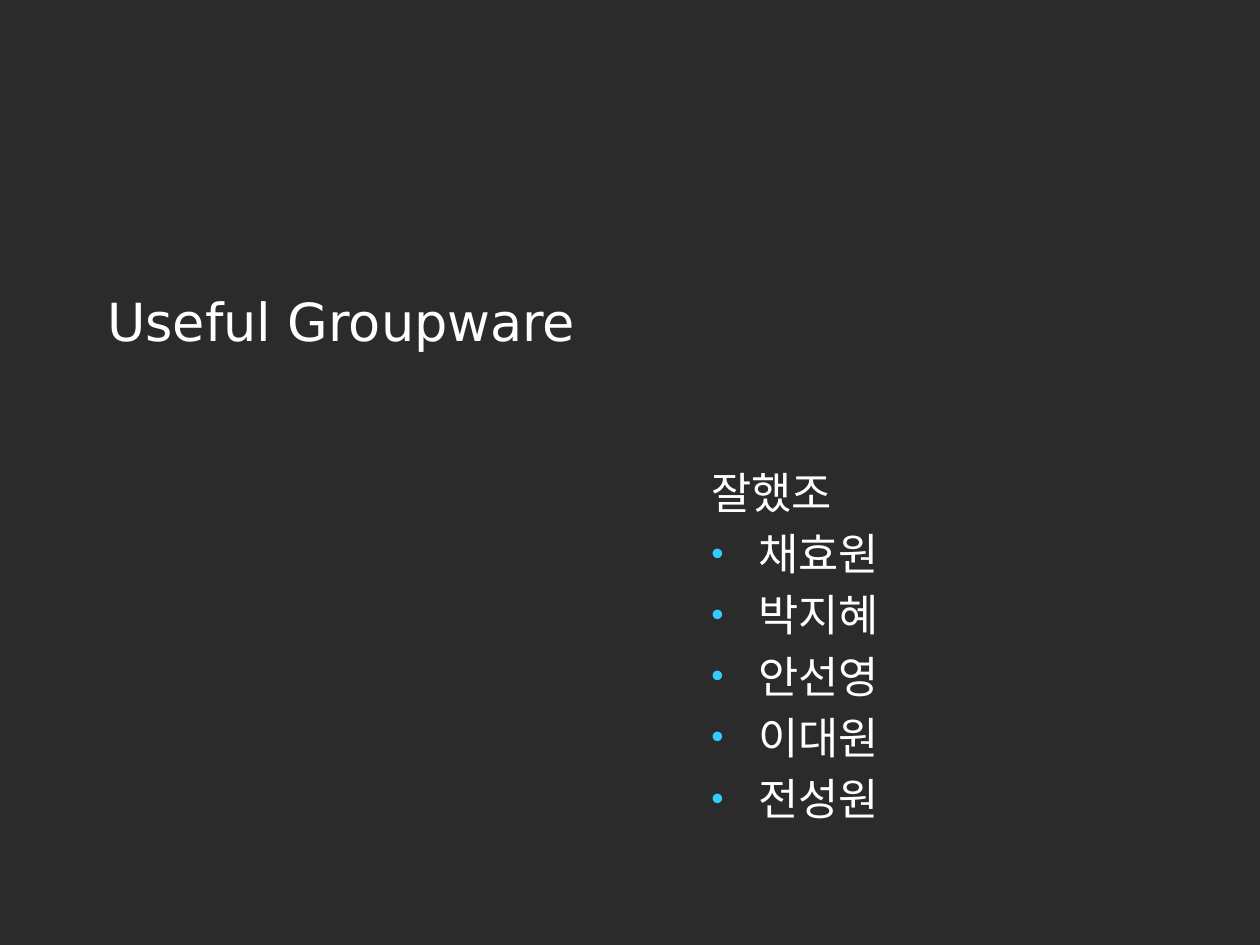
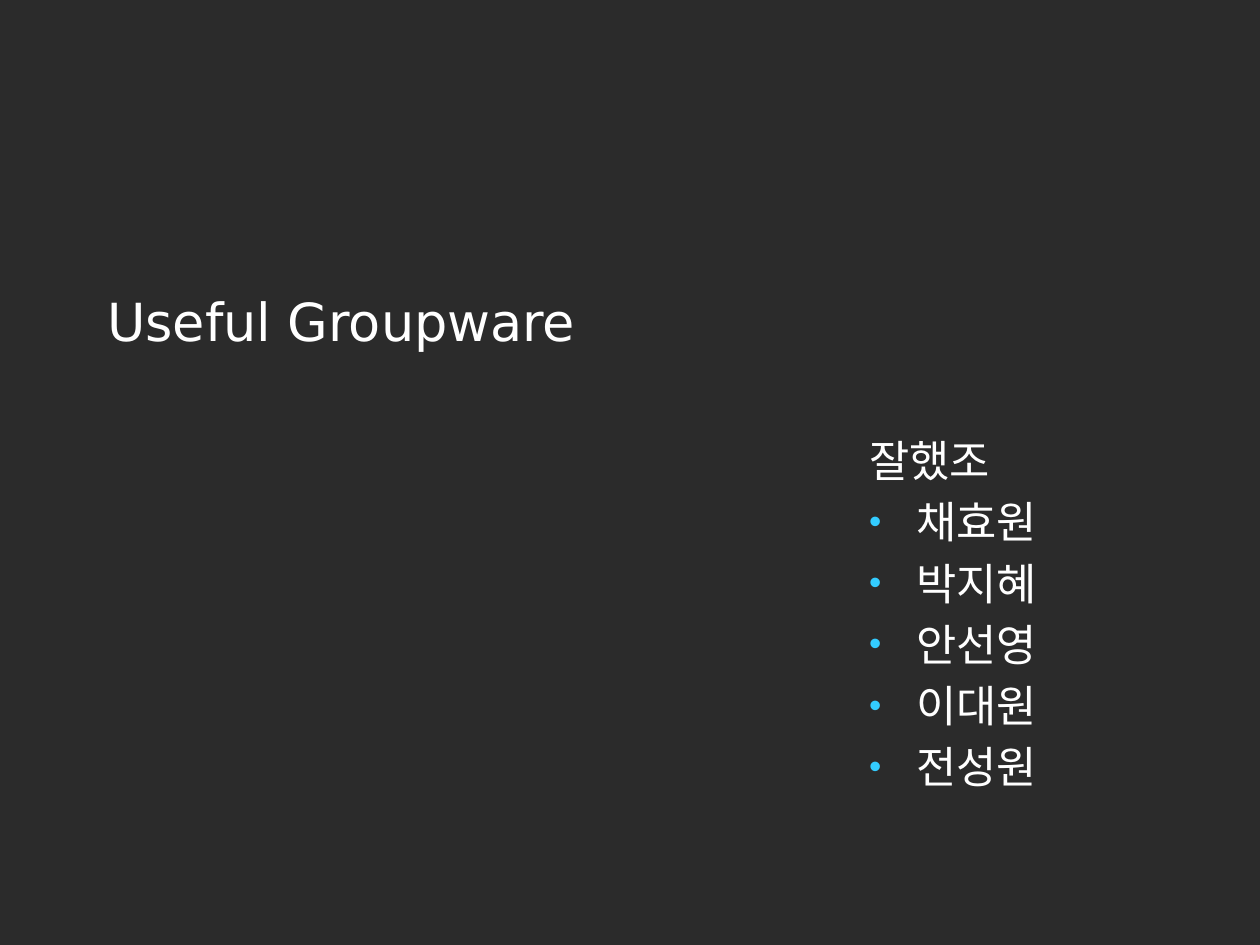
Before and after one commit to korea600/useful, a slide deck: slide 1 of Useful/UML/Presentation/useful_ppt_초안.pptx. Drawn at 1260x945 pixels with LibreOffice and Linux fonts; fonts in the diff are those of the drawing; background and template pictures are left out; a plain dark background stands for a picture behind light text. Boxes give left, top, right and bottom in pixels: in the first picture for what was removed or moved away, otherwise in the second. Text is boxed around its words. In the diff, an @@ line names an element or a change of style, - is before the commit and + after.

```diff
--- a/Useful/UML/Presentation/useful_ppt_초안.pptx
+++ b/Useful/UML/Presentation/useful_ppt_초안.pptx
@@ subtitle "잘했조": place and size @@
-subtitle "잘했조" at box(711, 473, 880, 819)
+subtitle "잘했조" at box(869, 441, 1037, 787)
```
Also in this commit, not shown: 1 other slide changed, 2 slides added.
